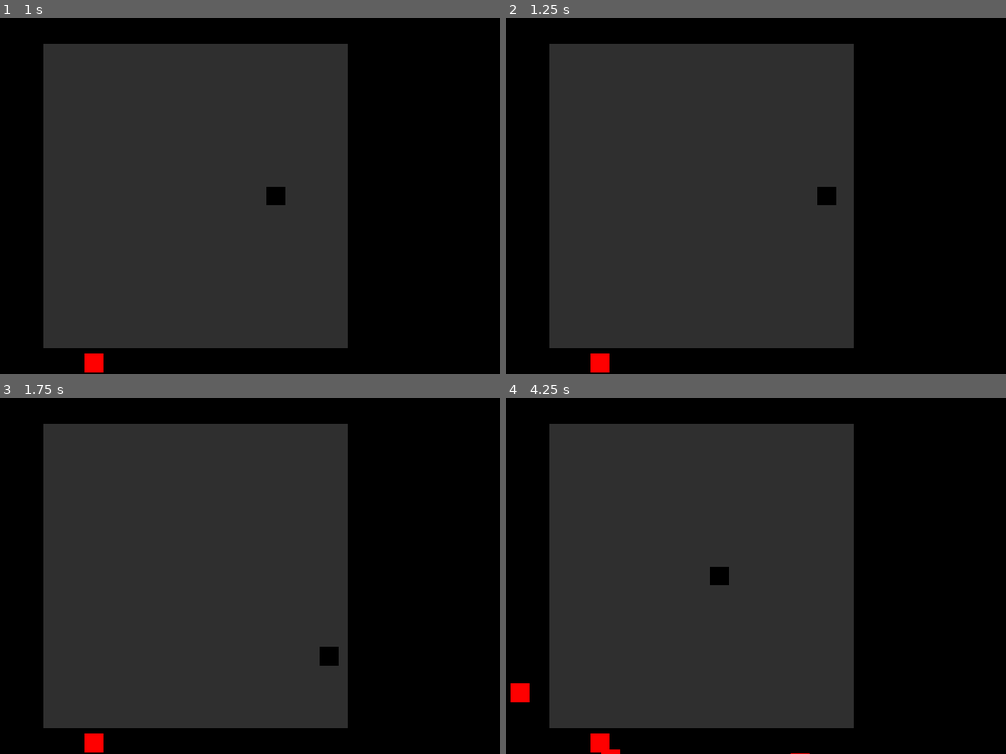
Above: before the commit, frames 1-4 (two rows, left to right).
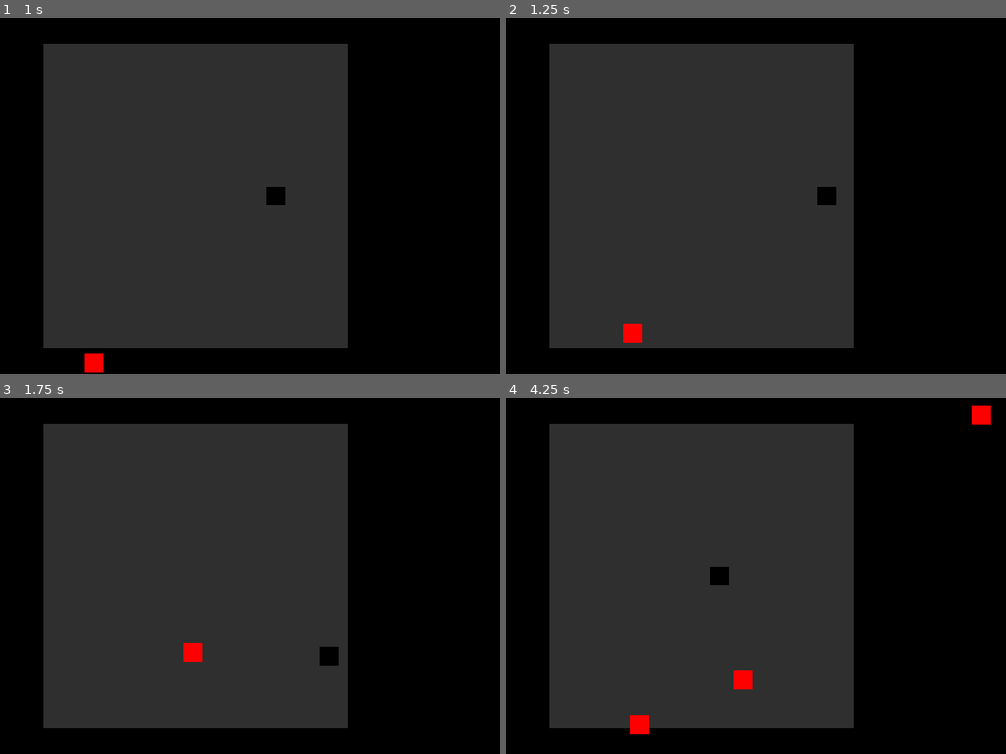
Above: after the commit, the same moments.

Repository: mariothedog/Dodge-and-Explode-
Game: Godot game, scene res://Levels/Endless Level.tscn
Two runs of this game, one before a commit and one after it. Both use one fixed random seed, a clock stepped at 60 frames per second and the inputs below.
Inputs:
- Up to frame 1 (1 s): tap Enter at 0.5 s; hold D (move_right) from 0.53 s (still down)
- Up to frame 2 (1.25 s): keep holding D (move_right)
- Up to frame 3 (1.75 s): release D (move_right) at 1.28 s; hold S (move_down) from 1.28 s (still down)
- Up to frame 4 (4.25 s): release S (move_down) at 2.03 s; hold D (move_right) 2.03-2.78 s; hold W (move_up) 2.78-3.53 s; hold A (move_left) from 3.53 s (still down)

Frame 1 is identical in both runs. In frame 2, 0.4% of the frame differs, in the area x 16-28%, y 85-100%; in frame 3, 0.4%; in frame 4, 1.1%, in the area x 0-97%, y 2-100%.

Commit message:
Added basic enemy movement.

Diff:
--- /dev/null
+++ b/Enemies/Enemy.gd
@@ -0,0 +1,18 @@
+extends KinematicBody2D
+
+const SPEED = 300
+
+var velocity = Vector2()
+
+var target_dir
+
+func _physics_process(delta):
+	movement()
+
+func movement():
+	velocity = target_dir * SPEED
+
+	velocity = move_and_slide(velocity)
+
+func set_target_dir(target_pos):
+	target_dir = position.direction_to(target_pos)
--- a/Enemies/Enemy.tscn
+++ b/Enemies/Enemy.tscn
@@ -1,9 +1,14 @@
-[gd_scene load_steps=2 format=2]
+[gd_scene load_steps=3 format=2]
+
+[ext_resource path="res://Enemies/Enemy.gd" type="Script" id=1]
 
 [sub_resource type="RectangleShape2D" id=1]
 extents = Vector2( 16, 16 )
 
 [node name="Enemy" type="KinematicBody2D"]
+collision_layer = 4
+collision_mask = 2
+script = ExtResource( 1 )
 
 [node name="ColorRect" type="ColorRect" parent="."]
 margin_left = -16.0
--- a/Levels/Endless Level.gd
+++ b/Levels/Endless Level.gd
@@ -5,6 +5,7 @@
 func _on_Spawn_Enemy_timeout():
 	var enemy = enemy_scene.instance()
 	enemy.position = get_random_position_outside_level()
+	enemy.set_target_dir($Player.position)
 	$Enemies.add_child(enemy)
 
 func get_random_position_outside_level():
--- a/Levels/Endless Level.tscn
+++ b/Levels/Endless Level.tscn
@@ -48,6 +48,7 @@
 
 [node name="TileMap" type="TileMap" parent="."]
 tile_set = SubResource( 2 )
+collision_mask = 2
 format = 1
 tile_data = PoolIntArray( -262152, 0, 0, -262151, 0, 0, -262150, 0, 0, -262149, 0, 0, -262148, 0, 0, -262147, 0, 0, -26 …(1243 unchanged characters)…
 
--- a/Player/Player.tscn
+++ b/Player/Player.tscn
@@ -6,6 +6,8 @@
 extents = Vector2( 16, 16 )
 
 [node name="Player" type="KinematicBody2D"]
+collision_layer = 2
+collision_mask = 5
 script = ExtResource( 1 )
 
 [node name="ColorRect" type="ColorRect" parent="."]
--- a/project.godot
+++ b/project.godot
@@ -51,6 +51,12 @@
  ]
 }
 
+[layer_names]
+
+2d_physics/layer_1="Walls"
+2d_physics/layer_2="Player"
+2d_physics/layer_3="Enemies"
+
 [rendering]
 
 environment/default_environment="res://default_env.tres"
